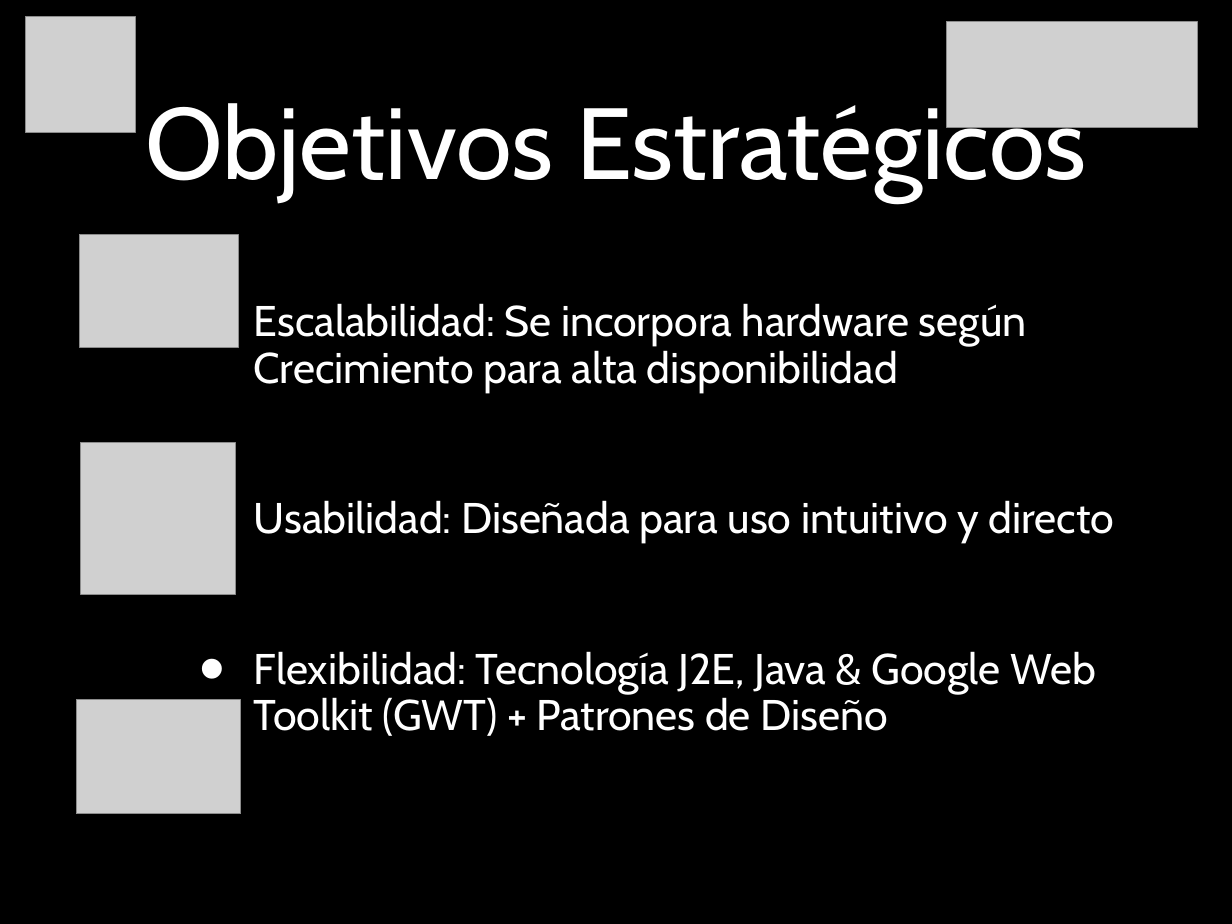
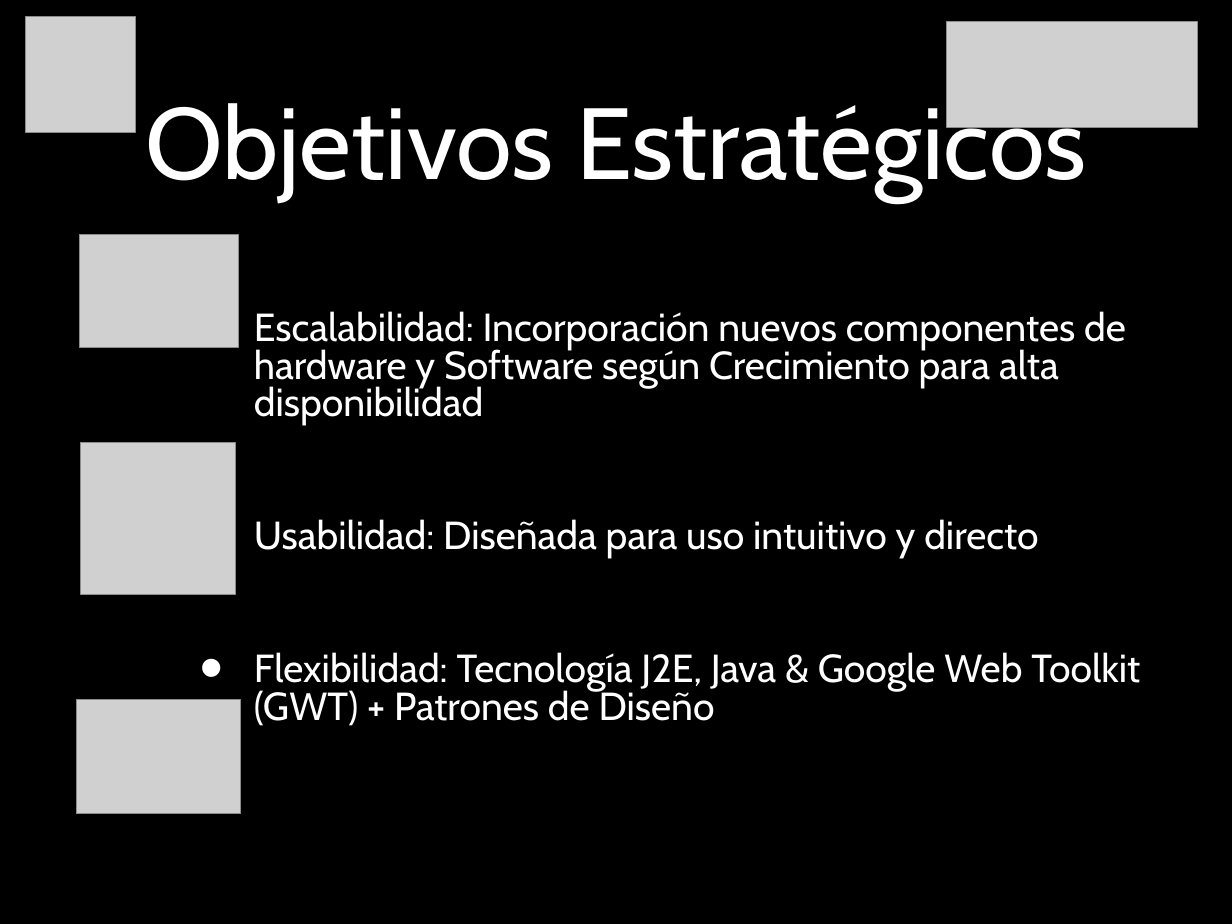
Before and after one commit to spaceappchile/team31, a slide deck: slide 11 of MySpaceCal-MS2C-Chile - Presentacion.ppt. Drawn at 1232x924 pixels with LibreOffice and Linux fonts; fonts in the diff are those of the drawing; grey boxes stand for pictures. Boxes give left, top, right and bottom in pixels: in the first picture for what was removed or moved away, otherwise in the second. Text is boxed around its words. In the diff, an @@ line names an element or a change of style, - is before the commit and + after.

```diff
--- a/MySpaceCal-MS2C-Chile - Presentacion.ppt
+++ b/MySpaceCal-MS2C-Chile - Presentacion.ppt
@@ text at [254,311,1126,426]: text changed; size 35.7 to 32.5 pt @@
-• Escalabilidad: Se incorpora hardware según Crecimiento para alta disponibilidad
+• Escalabilidad: Incorporación nuevos componentes de hardware y Software según Crecimiento para alta disponibilidad
@@ text at [254,519,1140,726]: size 35.7 to 32.5 pt in "Usabilidad: Diseñada para uso intuitivo y directo", "Flexibilidad: Tecnología J2E, Java & Google Web ..."; line spacing 0.9 to 0.8 @@
```
Also in this commit, not shown: 3 other slides changed, 2 other files.
